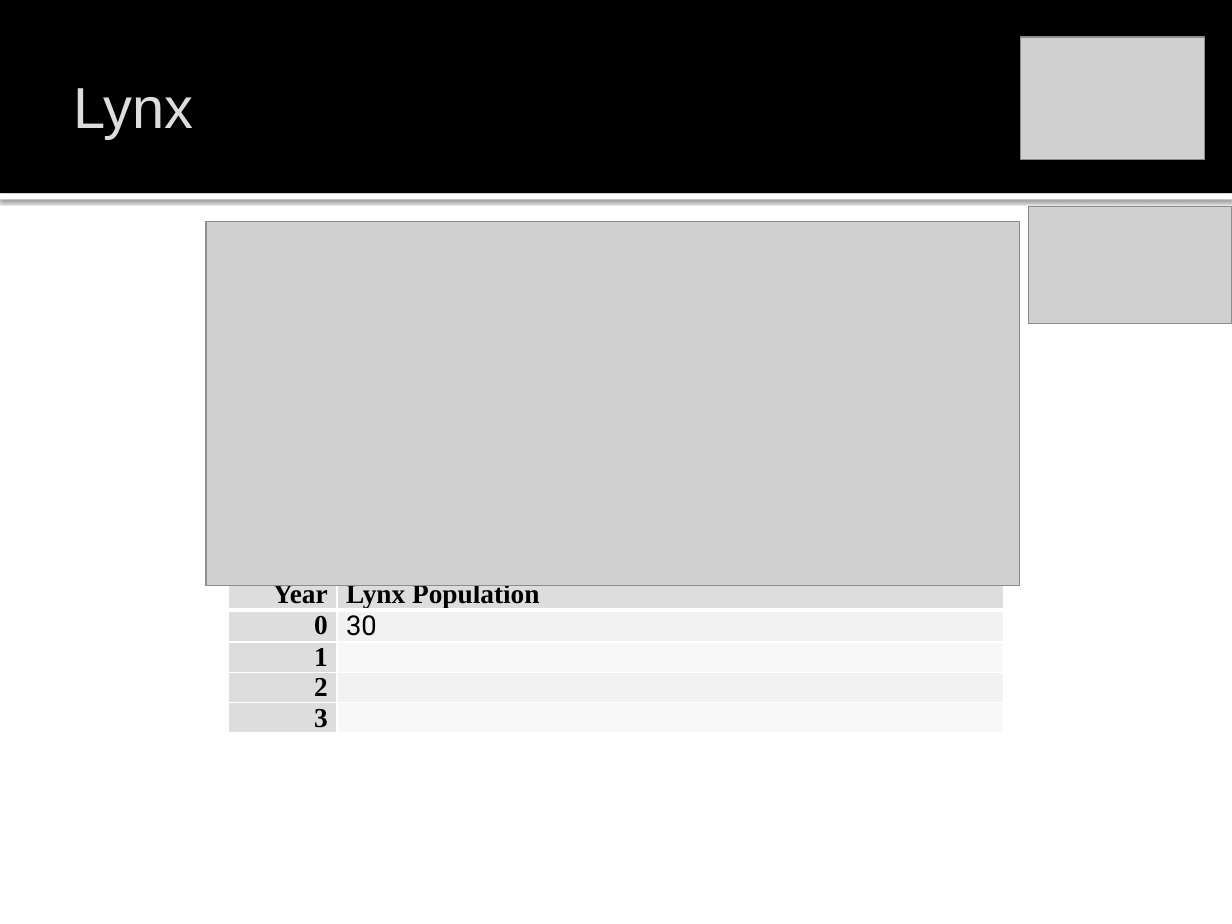
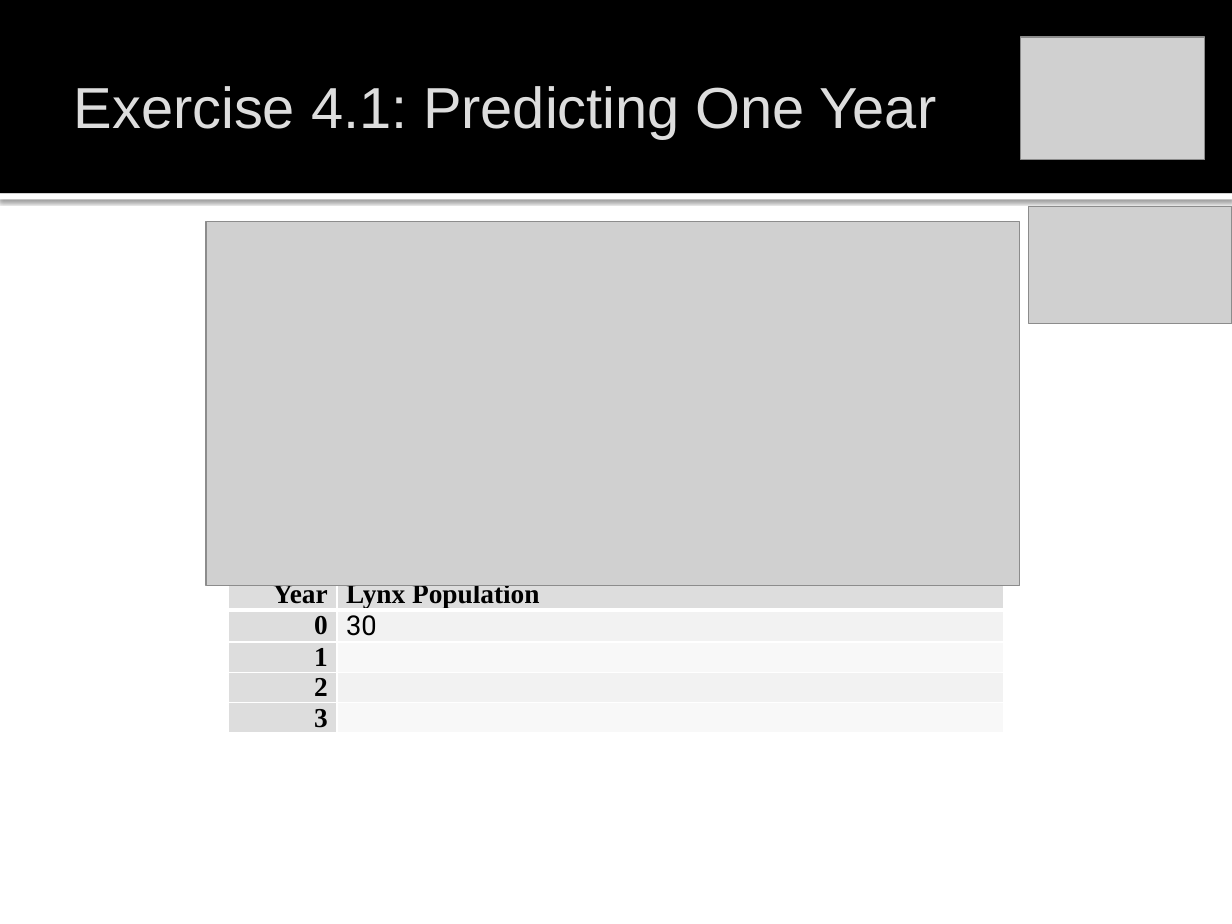
Before and after one commit to john-s-butler-dit/Maths-in-the-Wild, a slide deck: slide 25 of 01_Predator_Prey/Maths_in_the_Wild_Predator_Prey.pptx (slide 20 before the commit). Drawn at 1232x924 pixels with LibreOffice and Linux fonts; fonts in the diff are those of the drawing; grey boxes stand for pictures; background and template pictures are left out. Boxes give left, top, right and bottom in pixels: in the first picture for what was removed or moved away, otherwise in the second. Text is boxed around its words. In the diff, an @@ line names an element or a change of style, - is before the commit and + after.

```diff
--- a/01_Predator_Prey/Maths_in_the_Wild_Predator_Prey.pptx
+++ b/01_Predator_Prey/Maths_in_the_Wild_Predator_Prey.pptx
@@ title at (74, 86, 937, 139): text changed @@
-Lynx
+Exercise 4.1: Predicting One Year
```
Also in this commit, not shown: 24 other slides changed, 21 slides added, 3 slides removed, 15 other files.
